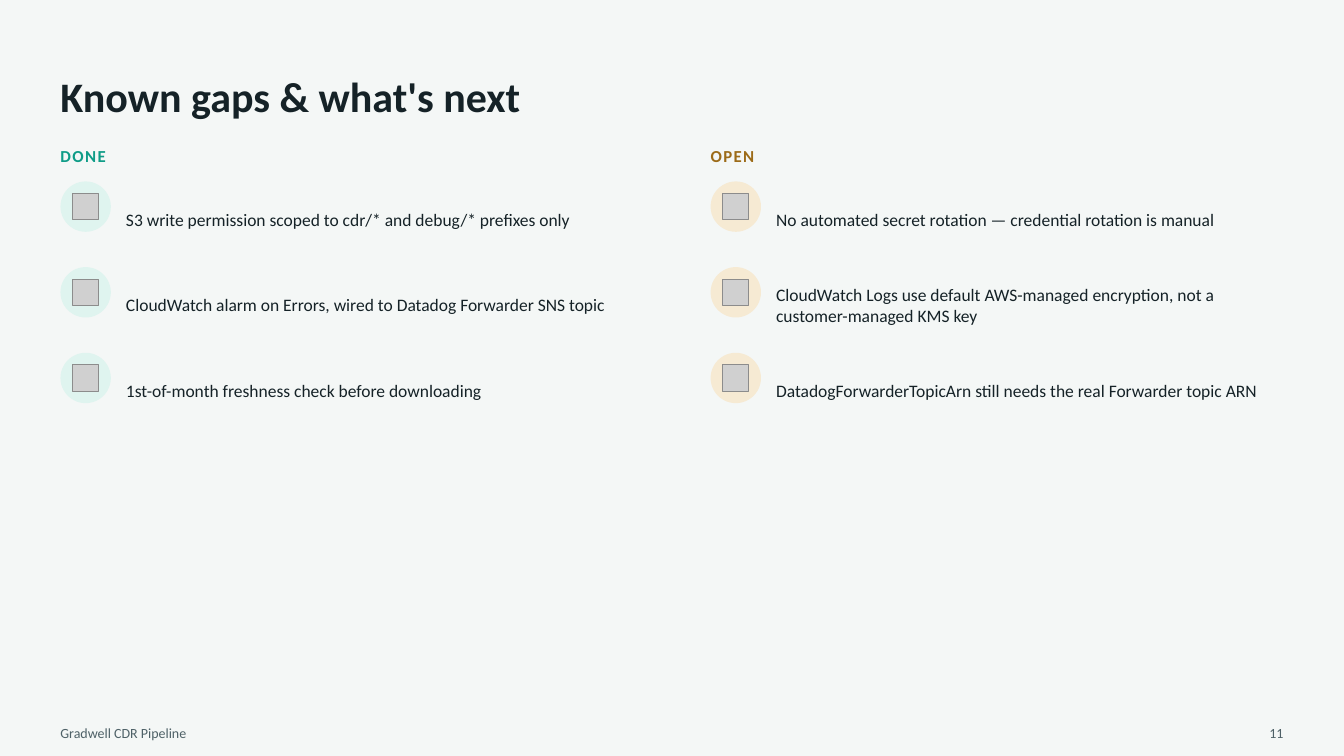
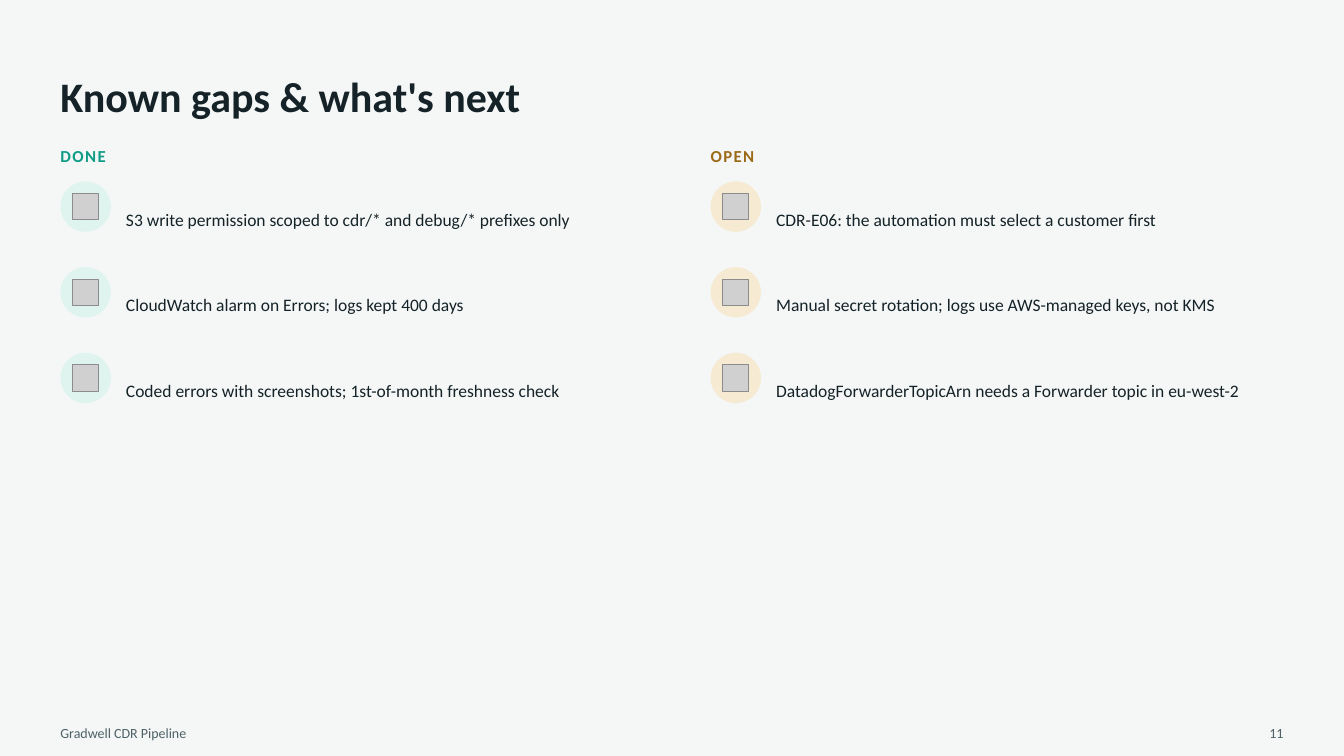
Before and after one commit to owenid/portal_login_automation_for_sdr_download, a slide deck: slide 11 of Gradwell-CDR-Pipeline-Solution-Overview.pptx. Drawn at 1344x756 pixels with LibreOffice and Linux fonts; fonts in the diff are those of the drawing; grey boxes stand for pictures. Boxes give left, top, right and bottom in pixels: in the first picture for what was removed or moved away, otherwise in the second. Text is boxed around its words. In the diff, an @@ line names an element or a change of style, - is before the commit and + after.

```diff
--- a/Gradwell-CDR-Pipeline-Solution-Overview.pptx
+++ b/Gradwell-CDR-Pipeline-Solution-Overview.pptx
@@ text at (x1=776, y1=214, x2=1156, y2=226): text changed @@
-No automated secret rotation — credential rotation is manual
+CDR-E06: the automation must select a customer first
@@ text at (x1=126, y1=299, x2=464, y2=314): text changed @@
-CloudWatch alarm on Errors, wired to Datadog Forwarder SNS topic
+CloudWatch alarm on Errors; logs kept 400 days
@@ text at (x1=776, y1=299, x2=1215, y2=314): text changed @@
-CloudWatch Logs use default AWS-managed encryption, not a customer-managed KMS key
+Manual secret rotation; logs use AWS-managed keys, not KMS
@@ text at (x1=126, y1=385, x2=560, y2=399): text changed @@
-1st-of-month freshness check before downloading
+Coded errors with screenshots; 1st-of-month freshness check
@@ text at (x1=776, y1=385, x2=1238, y2=400): text changed @@
-DatadogForwarderTopicArn still needs the real Forwarder topic ARN
+DatadogForwarderTopicArn needs a Forwarder topic in eu-west-2
```
Also in this commit, not shown: 8 other slides changed, 3 other files.
